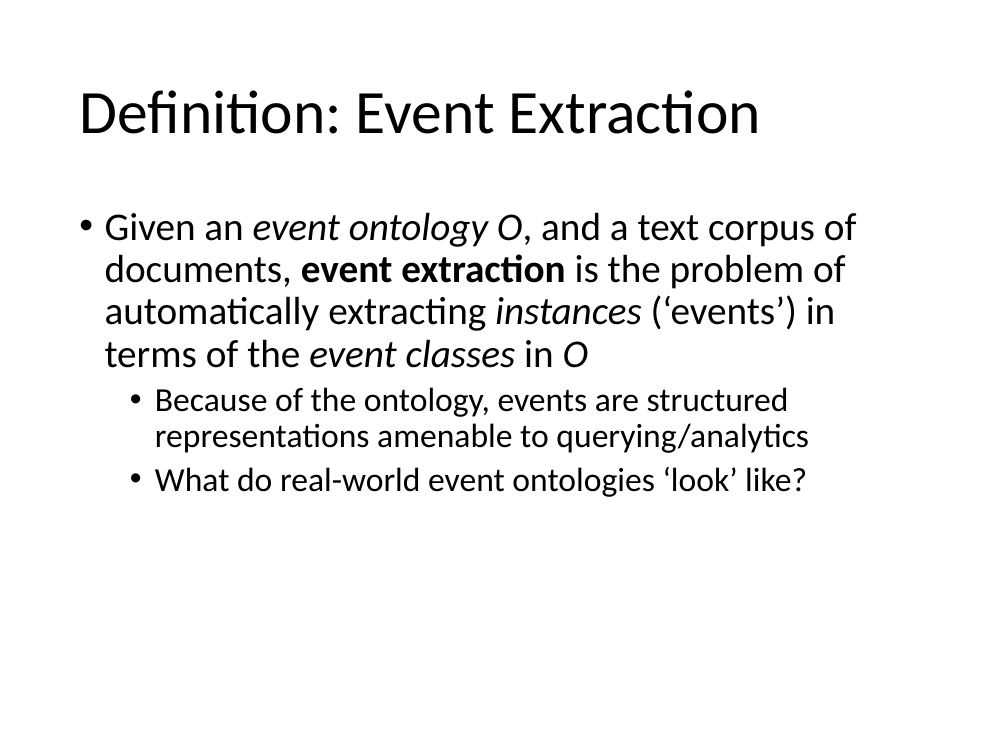
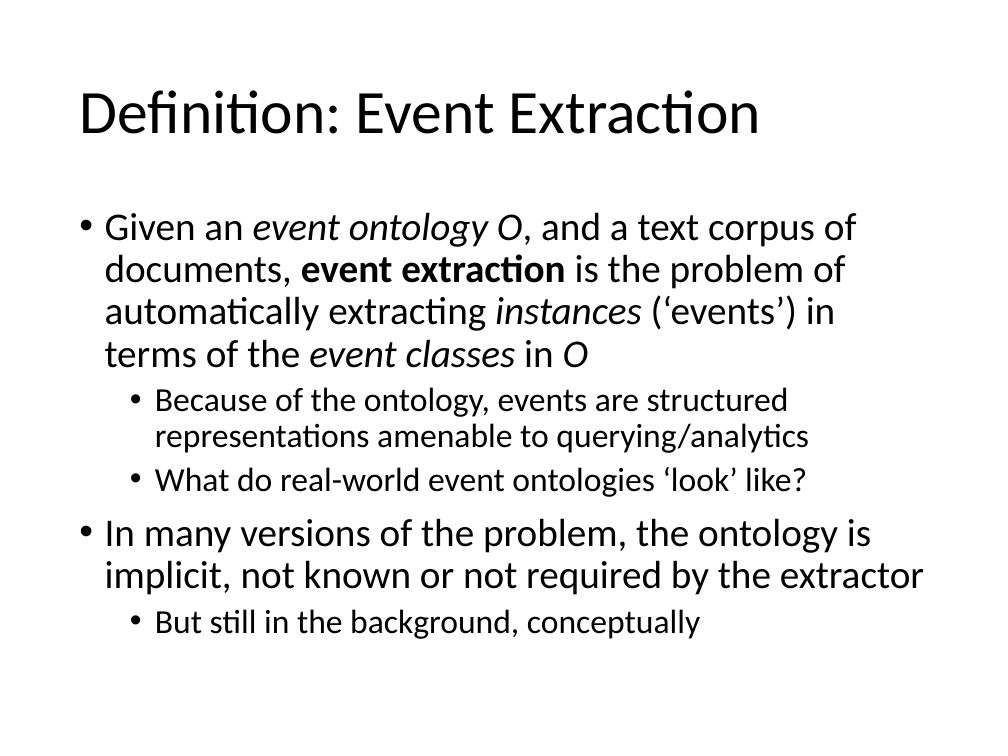
Before and after one commit to evhart/smasac-tutorial, a slide deck: slide 4 of slides/pptx/5-event-extraction.pptx. Drawn at 1008x756 pixels with LibreOffice and Linux fonts; fonts in the diff are those of the drawing. Boxes give left, top, right and bottom in pixels: in the first picture for what was removed or moved away, otherwise in the second. Text is boxed around its words. In the diff, an @@ line names an element or a change of style, - is before the commit and + after.

```diff
--- a/slides/pptx/5-event-extraction.pptx
+++ b/slides/pptx/5-event-extraction.pptx
@@ text at [105, 518, 924, 639]: paragraphs added @@
+• In many versions of the problem, the ontology is implicit, not known or not required by the extractor
+  • But still in the background, conceptually
```
Also in this commit, not shown: 7 other slides changed, 4 slides added, 4 slides removed, 1 other file.
